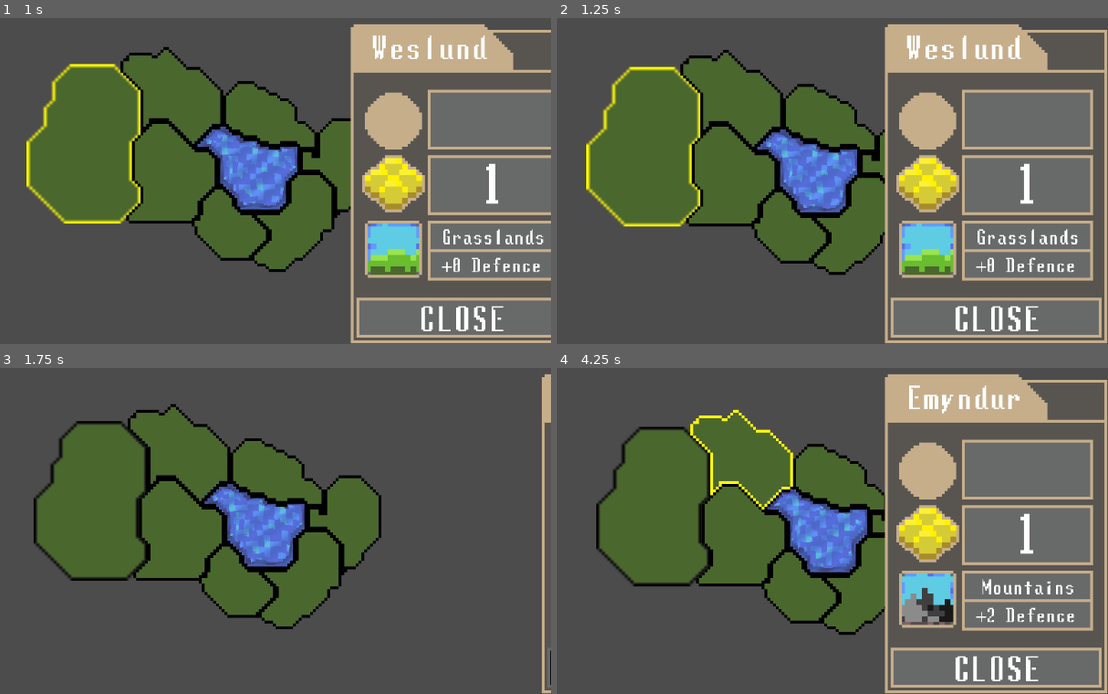
Above: before the commit, frames 1-4 (two rows, left to right).
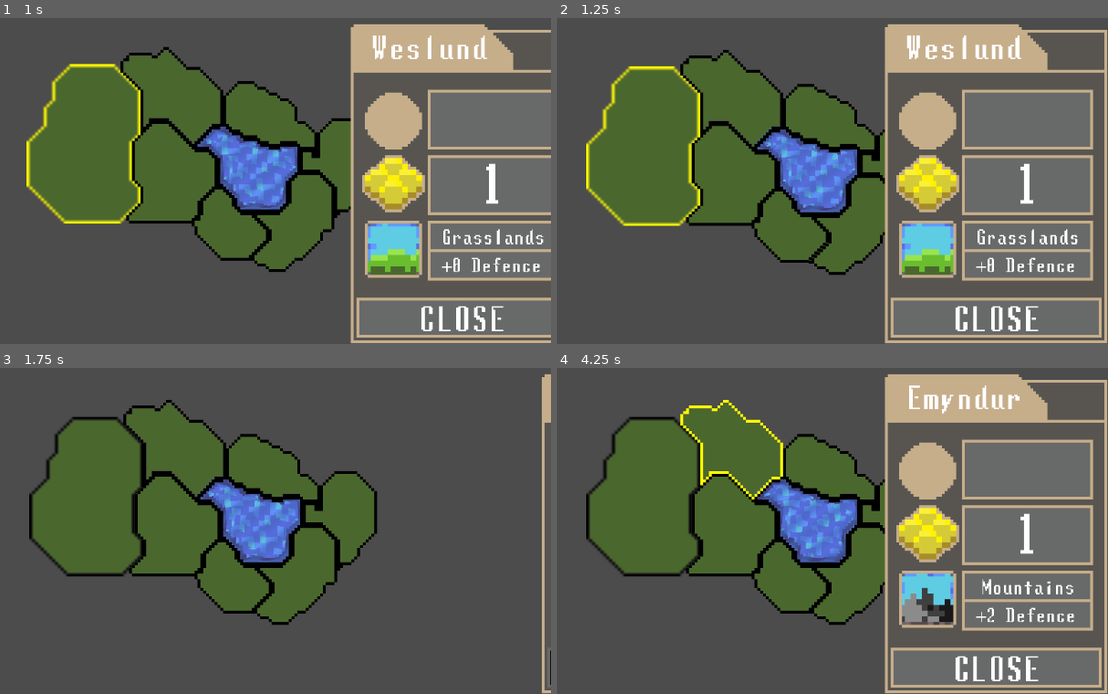
Above: after the commit, the same moments.

Repository: Raelr/StrategyGame
Game: Godot game, scene res://Scenes/World.tscn
Two runs of this game, one before a commit and one after it. Both use one fixed random seed, a clock stepped at 60 frames per second and the inputs below.
Inputs (mouse positions are in pixels of both pictures, inside the frame that each line leads up to):
- Up to frame 1 (1 s): tap Enter at 0.5 s; move the mouse to (77, 135) at 0.52 s; press the mouse at (77, 135) at 0.53 s
- Up to frame 2 (1.25 s): no input
- Up to frame 3 (1.75 s): move the mouse to (440, 667) at 1.27 s; release the mouse at (440, 667) at 1.28 s; click (440, 667) at 1.35 s
- Up to frame 4 (4.25 s): move the mouse to (650, 501) at 2.02 s; press the mouse at (650, 501) at 2.03 s; move the mouse to (738, 534) at 2.77 s; release the mouse at (738, 534) at 2.78 s; click (738, 534) at 2.85 s; move the mouse to (738, 459) at 3.52 s; press the mouse at (738, 459) at 3.53 s

Frame 1 is identical in both runs. In frame 2, 1.2% of the frame differs, in the area x 5-55%, y 14-76%; in frame 3, 7.9%; in frame 4, 9.9%, in the area x 5-60%, y 9-82%.

Commit message:
HOTFIX - messed up the clamping on the camera. Should work now

Diff:
--- a/Scripts/RTSCamera.gd
+++ b/Scripts/RTSCamera.gd
@@ -58,6 +58,8 @@
 	velocity.x = apply_friction(velocity.x, friction.x)
 	velocity.y = apply_friction(velocity.y, friction.y)
 
+	velocity = Vector2(clamp(velocity.x, -MAX_ACCELERATION, MAX_ACCELERATION), clamp(velocity.y, -MAX_ACCELERATION, MAX_ACCELERATION))
+
 	if abs(velocity.x) < VELOCITY_DELTA:
 		velocity.x = 0
 	if abs(velocity.y) < VELOCITY_DELTA:
--- a/project.godot
+++ b/project.godot
@@ -42,6 +42,10 @@
  ]
 }
 
+[physics]
+
+common/physics_jitter_fix=0.5
+
 [rendering]
 
 environment/default_environment="res://default_env.tres"
